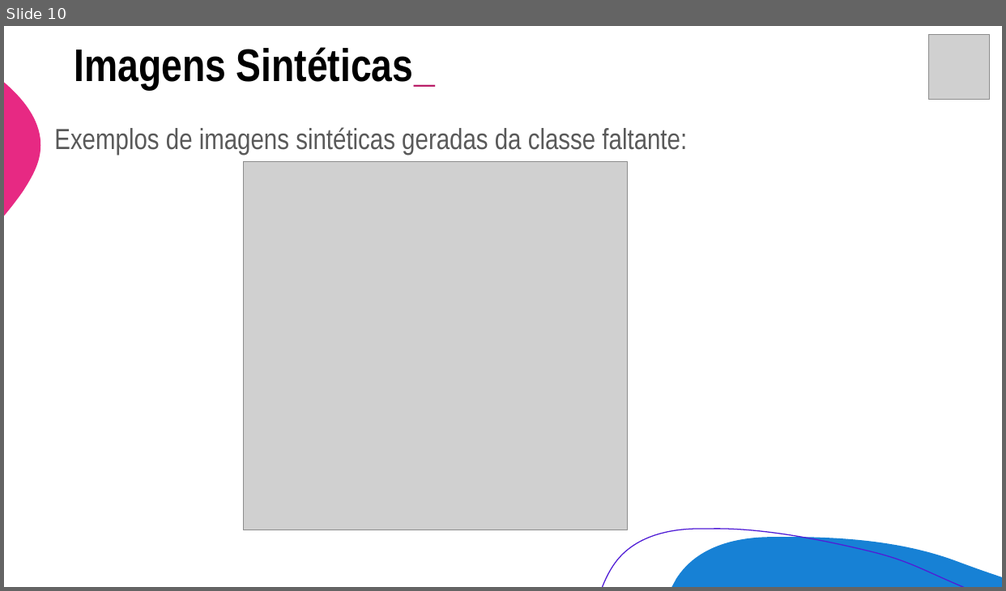
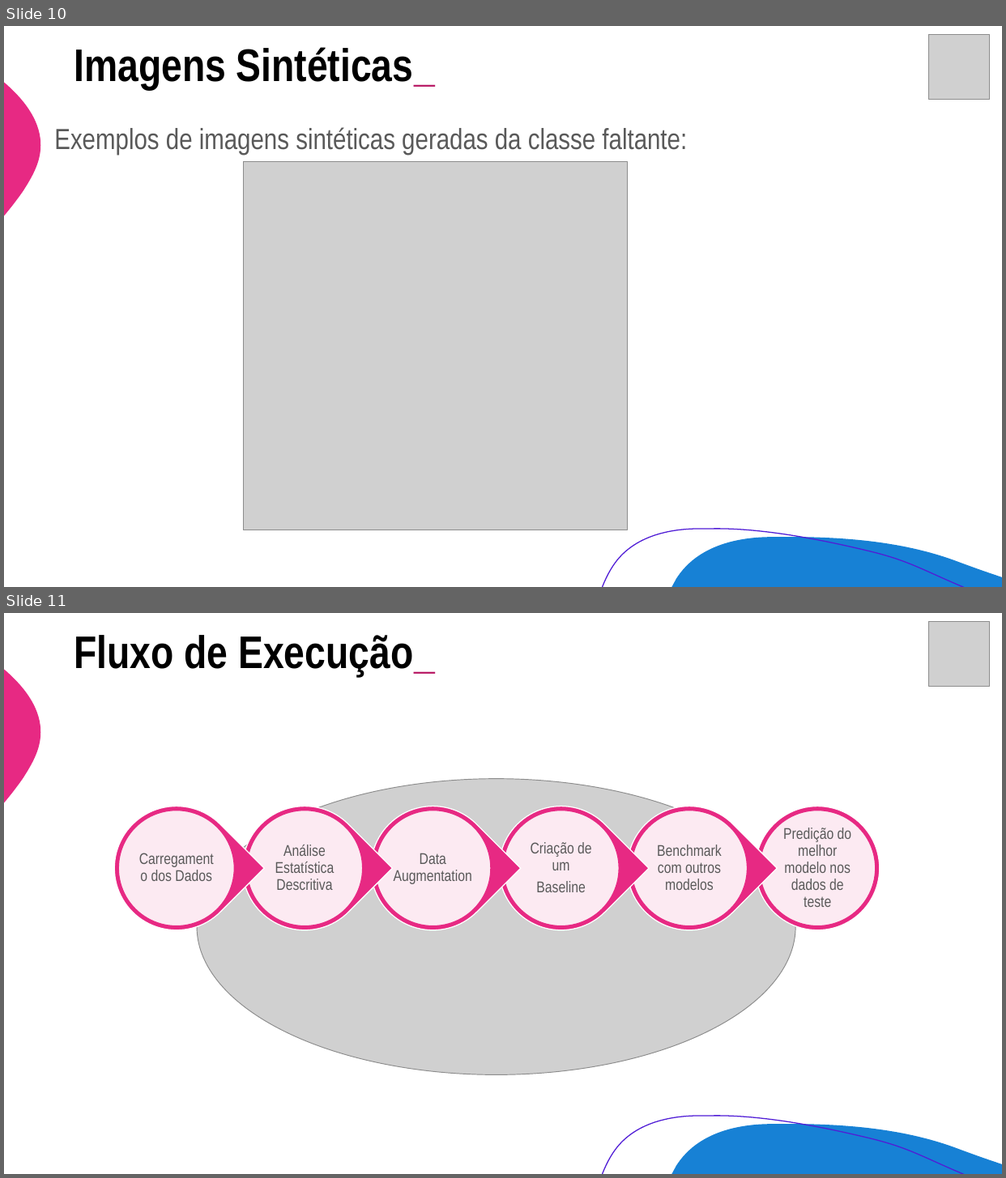
Before and after one commit to mauriciosobrinho/mdc-unicamp-final-project, a slide deck: ppt/Preliminar_Presentation.pptx. Shown one above the other, each under a label of ours: slide 10 before the commit, slides 10 and 11 after it. The pictures are 1006x591 and 1006x1178 pixels, drawn with LibreOffice and Linux fonts; fonts in the diff are those of the drawing; grey boxes stand for pictures. Boxes give left, top, right and bottom in pixels: in the first picture for what was removed or moved away, otherwise in the second. Text is boxed around its words. In the diff, an @@ line names an element or a change of style, - is before the commit and + after.

```diff
--- a/ppt/Preliminar_Presentation.pptx
+++ b/ppt/Preliminar_Presentation.pptx
@@ slide 11 added at (x1=4, y1=613, x2=1002, y2=1174), background #FFFFFF; not listed: 3 template elements that a slide beside it also shows @@
@@ text added at (x1=74, y1=635, x2=435, y2=677), 44 pt, text #000000, bold @@
+Fluxo de Execução_
@@ picture added at (x1=928, y1=622, x2=989, y2=687) @@
@@ picture added at (x1=197, y1=779, x2=796, y2=1076) @@
@@ group added at (x1=88, y1=781, x2=880, y2=956): 7 ellipses, 6 texts, 5 teardrops @@
+Predição do melhor modelo nos dados de teste
+Benchmark com outros modelos
+Criação de um
+Baseline
+Data Augmentation
+Análise Estatística Descritiva
+Carregamento dos Dados
```
Also in this commit, not shown: 10 slides changed, 2 other slides added, 3 slides removed.
